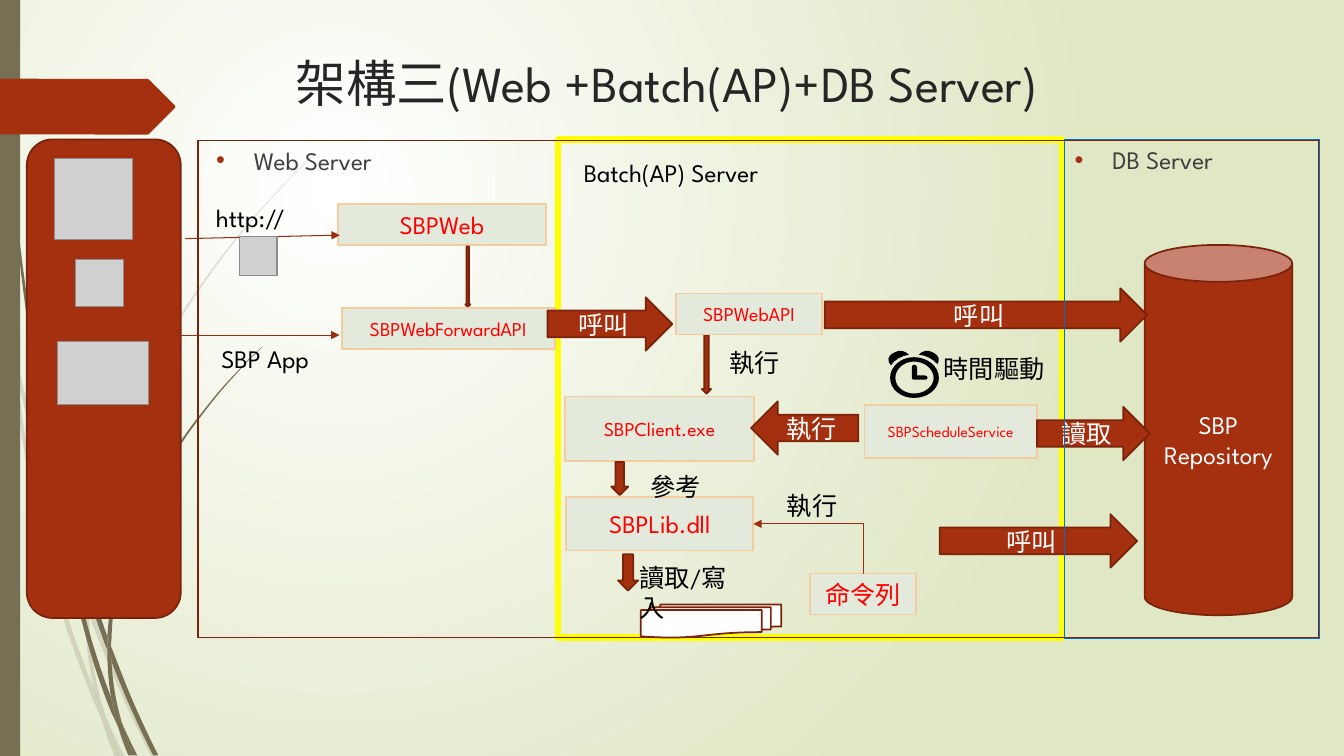
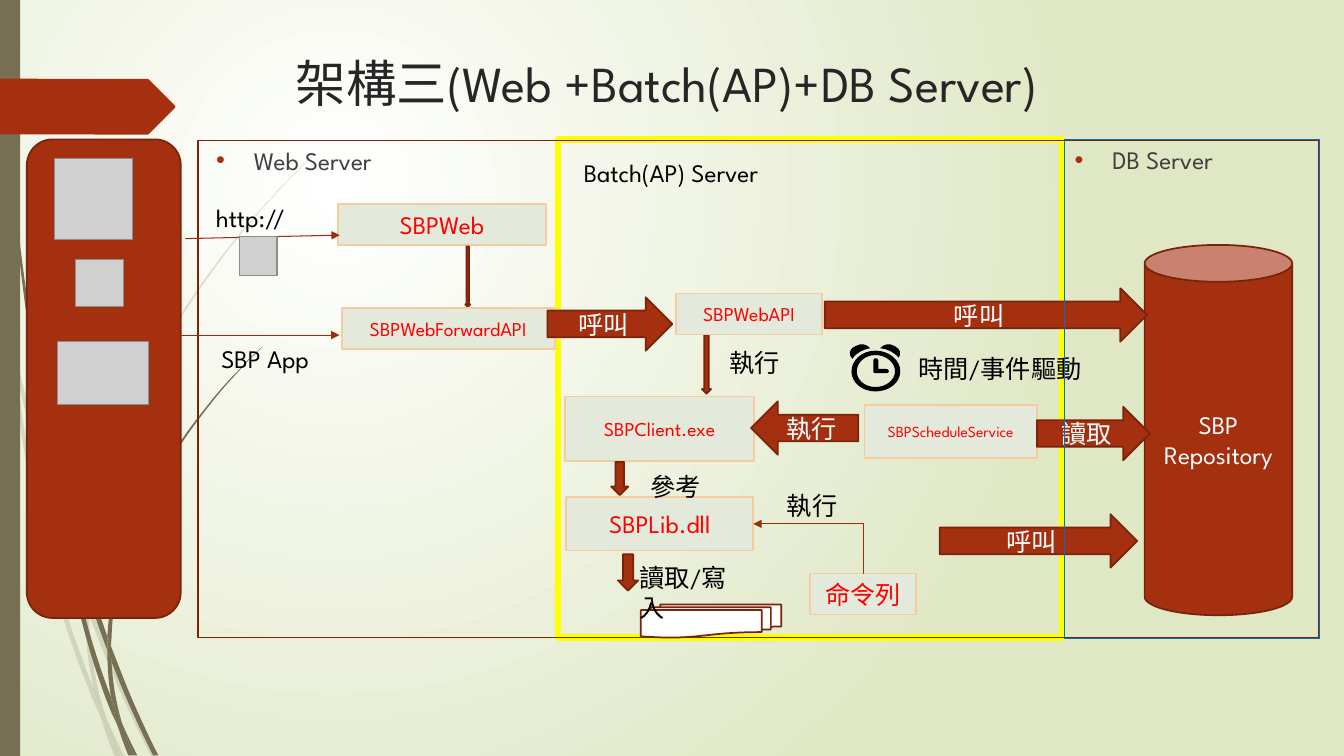
Before and after one commit to jonesyeh/SBP_PPT, a slide deck: slide 3 of SBP架構圖.pptx. Drawn at 1344x756 pixels with LibreOffice and Linux fonts; fonts in the diff are those of the drawing; grey boxes stand for pictures. Boxes give left, top, right and bottom in pixels: in the first picture for what was removed or moved away, otherwise in the second. Text is boxed around its words. In the diff, an @@ line names an element or a change of style, - is before the commit and + after.

```diff
--- a/SBP架構圖.pptx
+++ b/SBP架構圖.pptx
@@ freeform shape: place and size @@
-freeform shape at (887,349,940,398)
+freeform shape at (849,343,901,392)
@@ text at (918,353,1081,385): text changed @@
-時間驅動
+時間/事件驅動
```
Also in this commit, not shown: 3 other slides changed, 2 other files.
